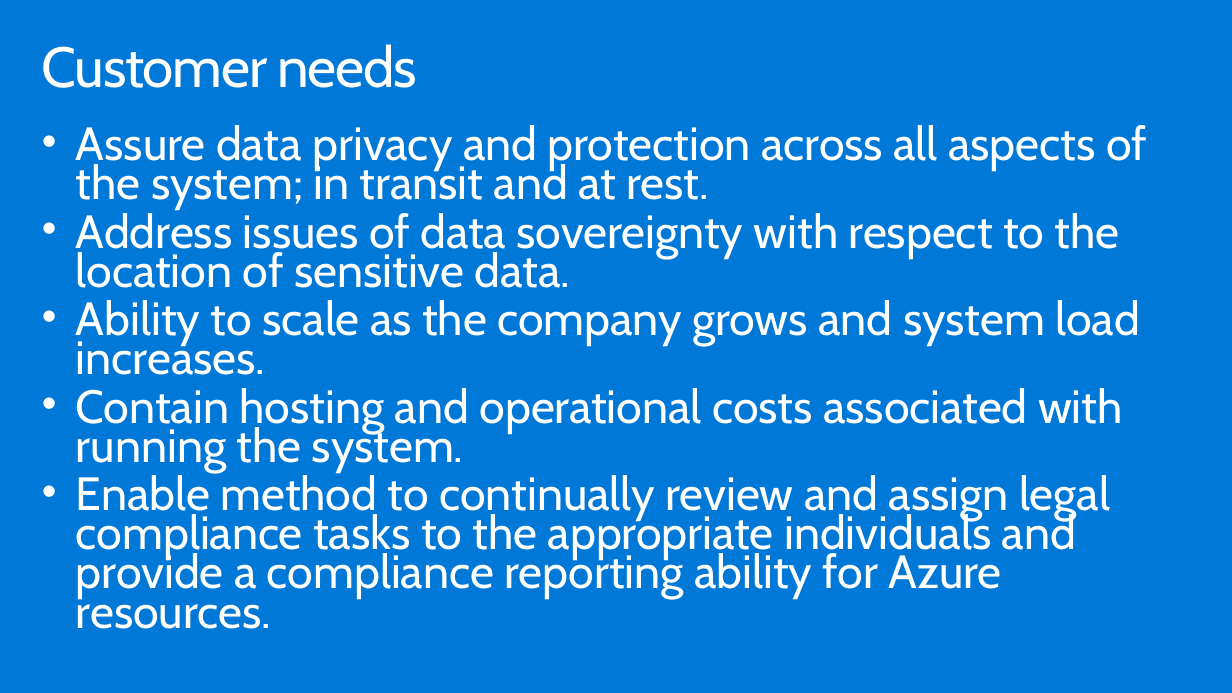
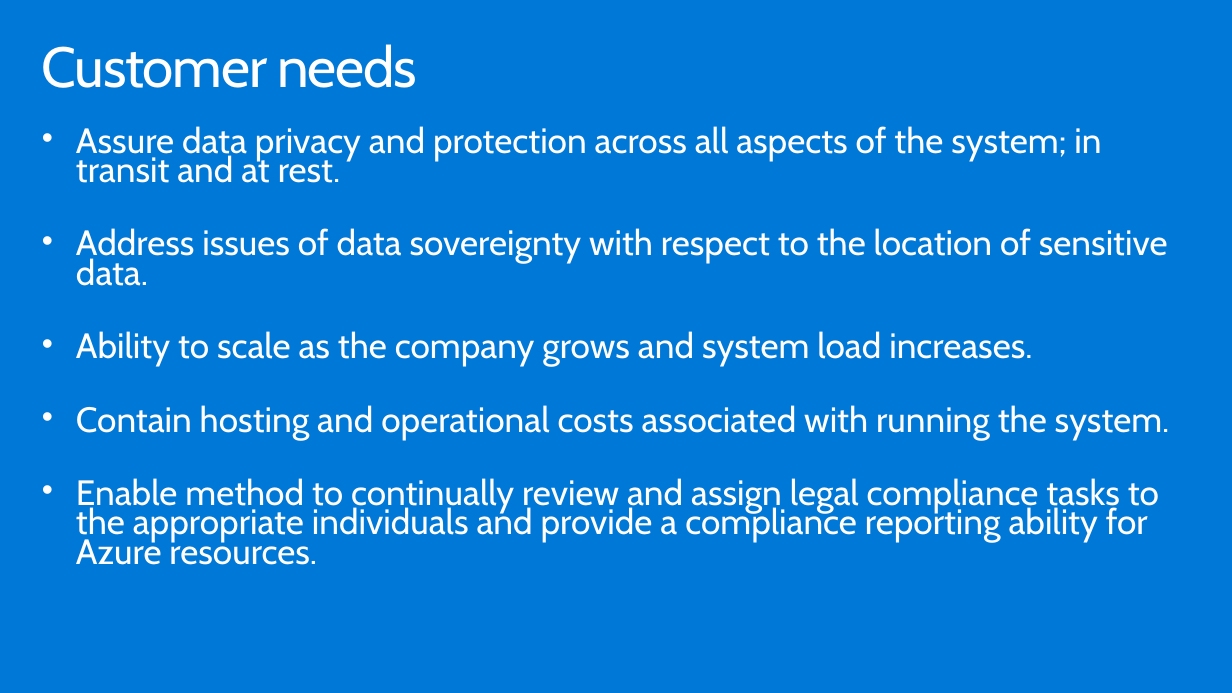
Before and after one commit to tejaswini972/MCW-Security-baseline-on-Azure, a slide deck: slide 6 of Whiteboard design session/WDS trainer presentation - Security baseline on Azure.pptx. Drawn at 1232x693 pixels with LibreOffice and Linux fonts; fonts in the diff are those of the drawing. Boxes give left, top, right and bottom in pixels: in the first picture for what was removed or moved away, otherwise in the second. Text is boxed around its words. In the diff, an @@ line names an element or a change of style, - is before the commit and + after.

```diff
--- a/Whiteboard design session/WDS trainer presentation - Security baseline on Azure.pptx
+++ b/Whiteboard design session/WDS trainer presentation - Security baseline on Azure.pptx
@@ text "Assure data privacy and protection ..." at (x1=76, y1=126, x2=1170, y2=565): size 36.3 to 27.4 pt; less space between paragraphs @@
```
Also in this commit, not shown: 15 other slides changed, 2 slides added, 3 other files.
